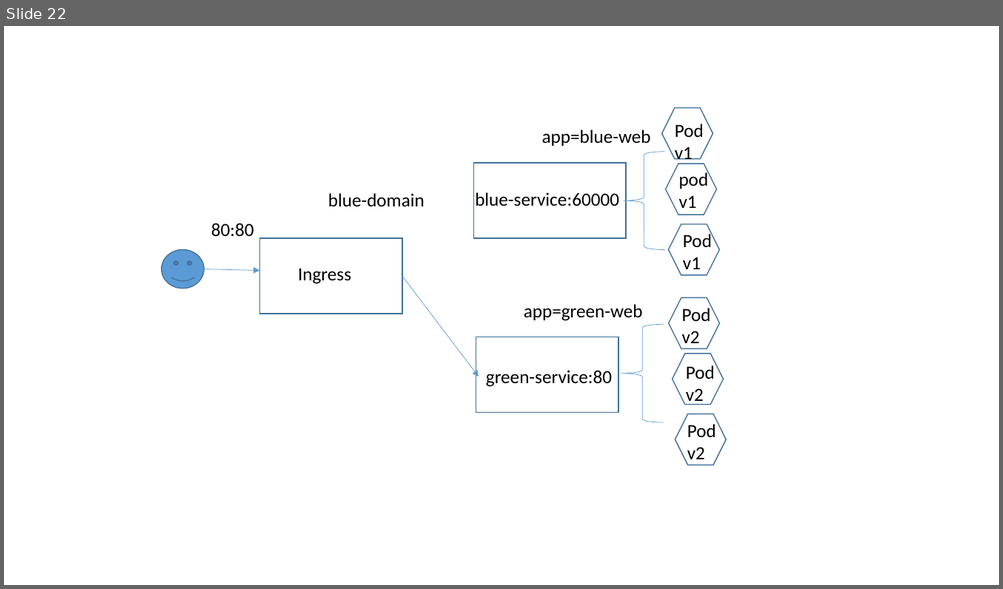
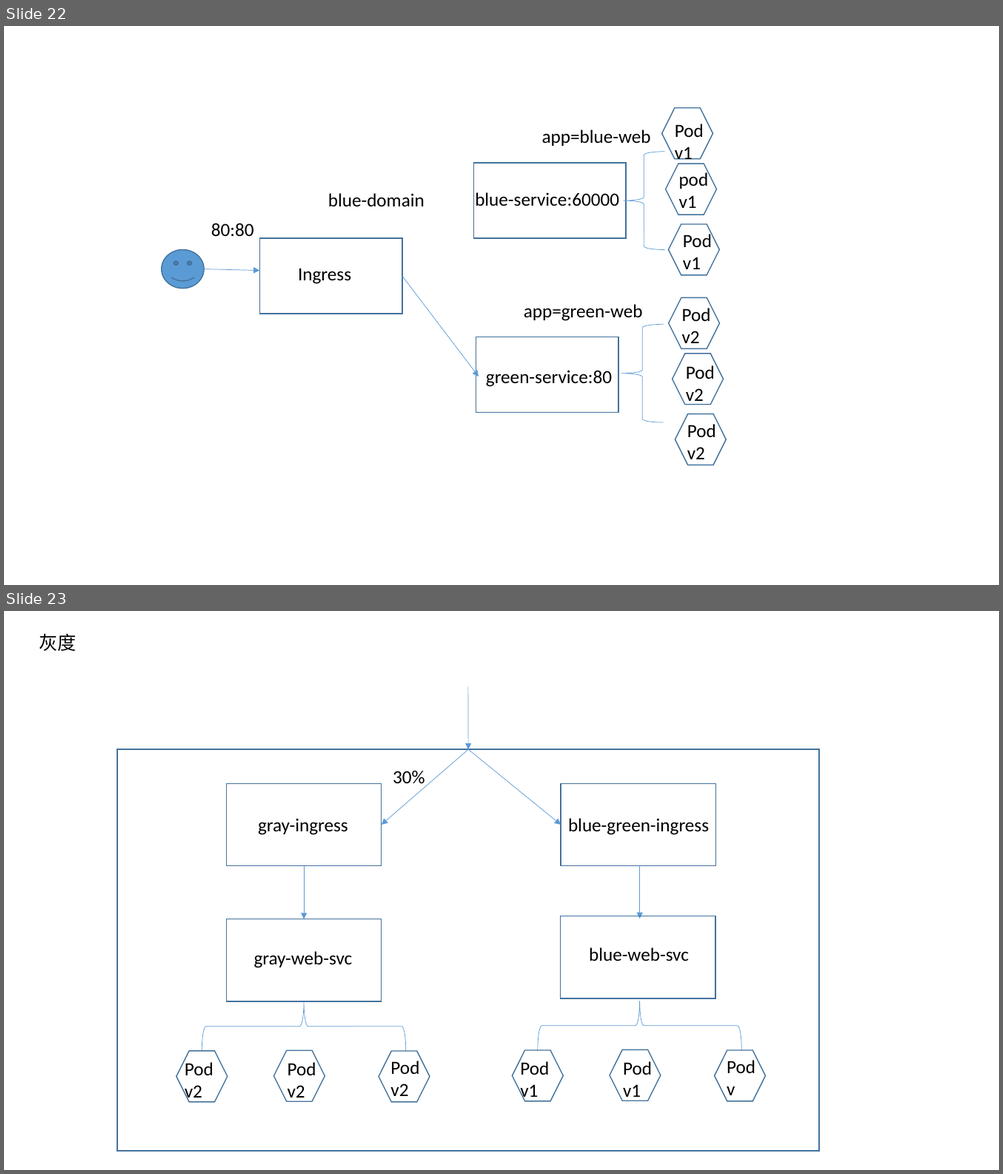
Before and after one commit to tgyrc/k8s, a slide deck: K8S.pptx. Shown one above the other, each under a label of ours: slide 22 before the commit, slides 22 and 23 after it. The pictures are 1003x589 and 1003x1174 pixels, drawn with LibreOffice and Linux fonts; fonts in the diff are those of the drawing. Boxes give left, top, right and bottom in pixels: in the first picture for what was removed or moved away, otherwise in the second. Text is boxed around its words. In the diff, an @@ line names an element or a change of style, - is before the commit and + after.

```diff
--- a/K8S.pptx
+++ b/K8S.pptx
@@ slide 23 added at [4, 611, 999, 1170], background #FFFFFF @@
@@ text added at [40, 633, 77, 651], 18 pt, text #000000 @@
+灰度
@@ arrow added from (468, 687) to (468, 750), #5B9BD5 0.5 pt @@
@@ rectangle added at [117, 750, 819, 1151], outline #43739E 1 pt @@
@@ arrow added from (468, 750) to (381, 825), #5B9BD5 0.5 pt @@
@@ arrow added from (468, 750) to (560, 825), #5B9BD5 0.5 pt @@
@@ rectangle added at [226, 783, 381, 866], outline #43739E 1 pt @@
@@ text added at [392, 771, 424, 788], 18 pt, text #000000 @@
+30%
@@ rectangle added at [560, 783, 716, 866], outline #43739E 1 pt @@
@@ text added at [258, 818, 348, 835], 18 pt, text #000000 @@
+gray-ingress
@@ text added at [568, 818, 708, 835], 18 pt, text #000000 @@
+blue-green-ingress
@@ arrow added from (304, 866) to (304, 919), #5B9BD5 0.5 pt @@
@@ arrow added from (640, 866) to (640, 919), #5B9BD5 0.5 pt @@
@@ rectangle added at [226, 919, 381, 1001], outline #43739E 1 pt @@
@@ rectangle added at [560, 916, 716, 998], outline #43739E 1 pt @@
@@ text added at [254, 951, 353, 968], 18 pt, text #000000 @@
+gray-web-svc
@@ text added at [589, 948, 688, 962], 18 pt, text #000000 @@
+blue-web-svc
@@ right brace added at [202, 1001, 406, 1051], outline #5B9BD5 0.5 pt @@
@@ right brace added at [538, 1001, 741, 1051], outline #5B9BD5 0.5 pt @@
@@ hexagon added at [176, 1051, 227, 1102], outline #43739E 1 pt @@
@@ hexagon added at [274, 1051, 325, 1102], outline #43739E 1 pt @@
@@ hexagon added at [378, 1051, 430, 1102], outline #43739E 1 pt @@
@@ hexagon added at [512, 1051, 563, 1101], outline #43739E 1 pt @@
@@ hexagon added at [610, 1051, 660, 1101], outline #43739E 1 pt @@
@@ hexagon added at [714, 1051, 765, 1101], outline #43739E 1 pt @@
@@ text added at [185, 1062, 213, 1103], 18 pt, text #000000 @@
+Pod
+v2
@@ text added at [287, 1062, 316, 1102], 18 pt, text #000000 @@
+Pod
+v2
@@ text added at [390, 1061, 419, 1102], 18 pt, text #000000 @@
+Pod
+v2
@@ text added at [520, 1060, 549, 1102], 18 pt, text #000000 @@
+Pod
+v1
@@ text added at [623, 1062, 652, 1102], 18 pt, text #000000 @@
+Pod
+v1
@@ text added at [726, 1060, 755, 1101], 18 pt, text #000000 @@
+Pod
+v
```
Also in this commit, not shown: 2 other slides added, 1 slide removed.
